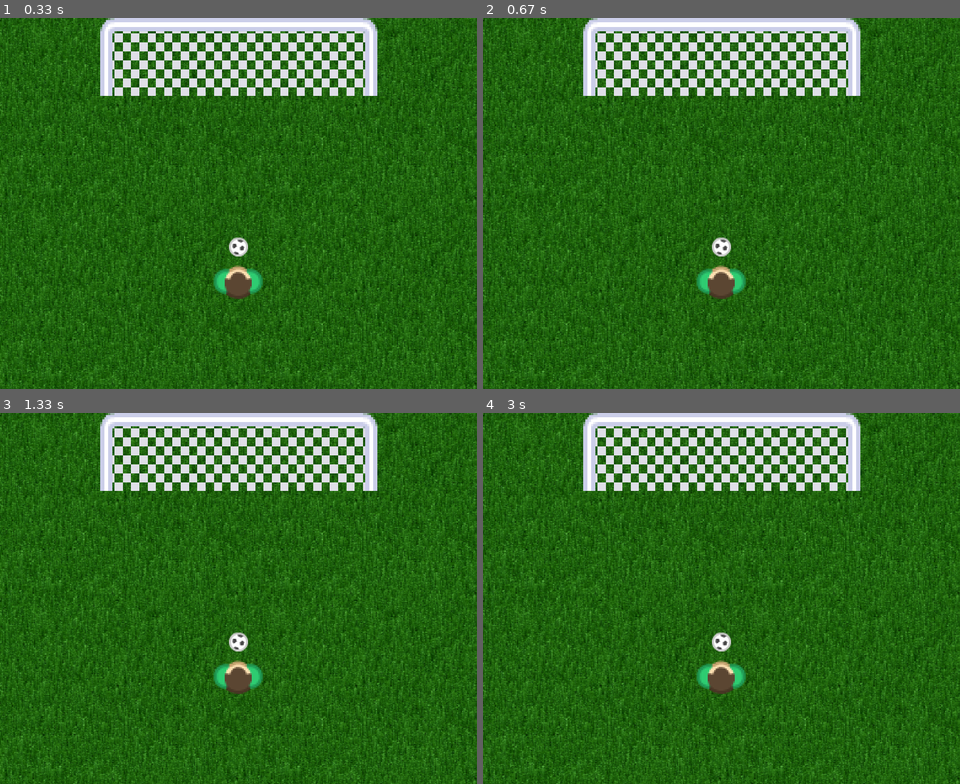
Above: before the commit, frames 1-4 (two rows, left to right).
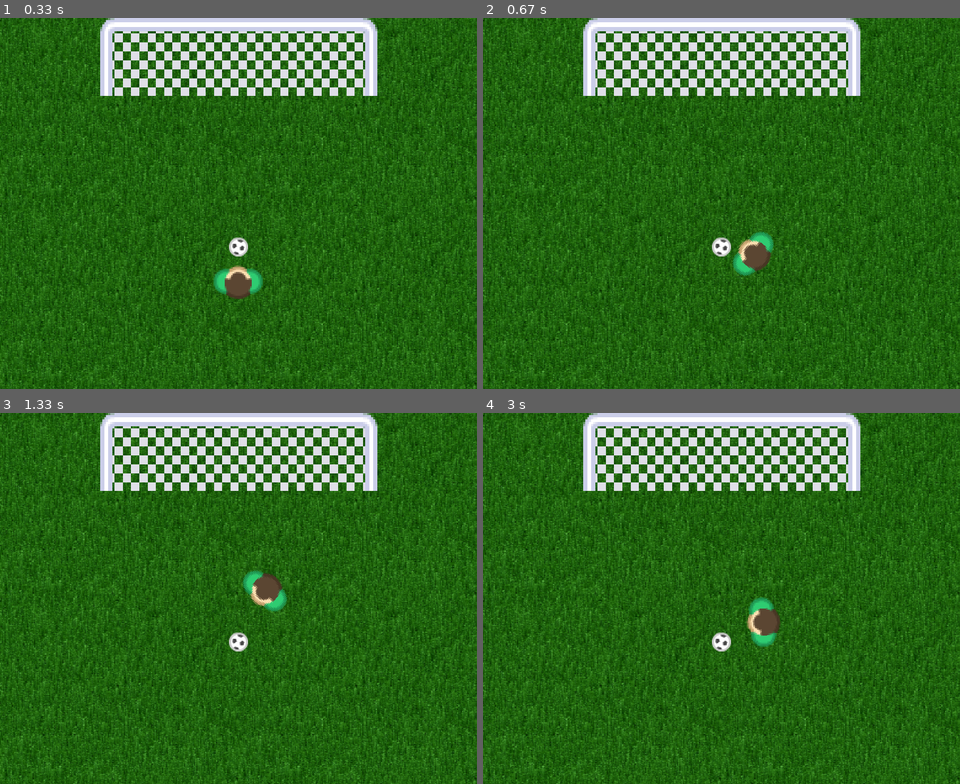
Above: after the commit, the same moments.

Repository: mdziegielewski/pygame_project
Game: pygame game, started from game_structure.py
Same seed, same stepped clock (60 frames per second), same inputs: the game is played once before the commit and once after it.
Inputs:
- Up to frame 1 (0.33 s): no input
- Up to frame 2 (0.67 s): hold Right from 0.33 s (still down)
- Up to frame 3 (1.33 s): release Right at 0.8 s; hold Right 0.83-1.3 s
- Up to frame 4 (3 s): hold Left 1.33-1.87 s; hold Left 1.9-2.3 s; hold Right 2.33-2.97 s

Frame 1 is identical in both runs. In frame 2, 1.4% of the frame differs, in the area x 44-62%, y 57-76%; in frame 3, 1.4%, in the area x 44-61%, y 42-76%; in frame 4, 1.4%.

Commit message:
Player movement

Diff:
--- a/game_structure.py
+++ b/game_structure.py
@@ -13,7 +13,7 @@
                                  newWidth, newHeight))
     return newSurf
 
-def MovePlayer(direction, radius, absRot):
+def movePlayer(direction, radius, absRot):
     yChange = 5
     deltaTheta = int(90/(radius/yChange))
     if direction == "left":
@@ -21,7 +21,7 @@
 
     finalRot = (absRot + deltaTheta)*math.pi/180
 
-    hypotenuse = radius * math.sin(finalRot) / (math.sin(math.pi-finalRot) / 2)
+    hypotenuse = radius * math.sin(finalRot) / (math.sin((math.pi-finalRot) / 2))
 
     newX = hypotenuse * math.cos(math.pi/2-(math.pi-finalRot)/2)
     newY = hypotenuse * math.sin(math.pi/2-(math.pi-finalRot)/2)
@@ -133,7 +133,7 @@
 
 playerX = width/2
 playerY = 530
-playeyXOriginal = playerX
+playerXOriginal = playerX
 playerYOriginal = playerY
 
 screen.blit(player, (playerX-player.get_rect().width/2, playerY-player.get_rect().height))
@@ -163,14 +163,26 @@
     pressedKeys = pygame.key.get_pressed() #"event listener"
 
     if pressedKeys[pygame.K_LEFT] == True:
-        pass
+        changeX, changeY, currentRotation = movePlayer("left", radius, currentRotation)
+        player = pygame.transform.rotate(playerStart, currentRotation)
+        playerX = playerXOriginal + changeX
+        playerY = playerYOriginal - changeY
 
     elif pressedKeys[pygame.K_RIGHT] == True:
-        pass
+        changeX, changeY, currentRotation = movePlayer("right", radius, currentRotation)
+        player = pygame.transform.rotate(playerStart, currentRotation)
+        playerX = playerXOriginal + changeX
+        playerY = playerYOriginal - changeY
 
     elif pressedKeys[pygame.K_SPACE] == True:
         pass
 
 
+    screen.blit(grassImage, (0, 0))
+    screen.blit(goalLeft, (goalStart, 0))
+    screen.blit(goalMid, (goalStart + goalLeft.get_rect().width, 0))
+    screen.blit(goalRight, (goalStart + goalLeft.get_rect().width + goalMid.get_rect().width, 0))
+    screen.blit(ball, (ballX - ball.get_rect().width / 2, ballY - ball.get_rect().height))
+    screen.blit(player, (playerX - player.get_rect().width / 2, playerY - player.get_rect().height))
     pygame.display.flip()   #screen/frame update
     frame.tick(30)    #max frame rate
